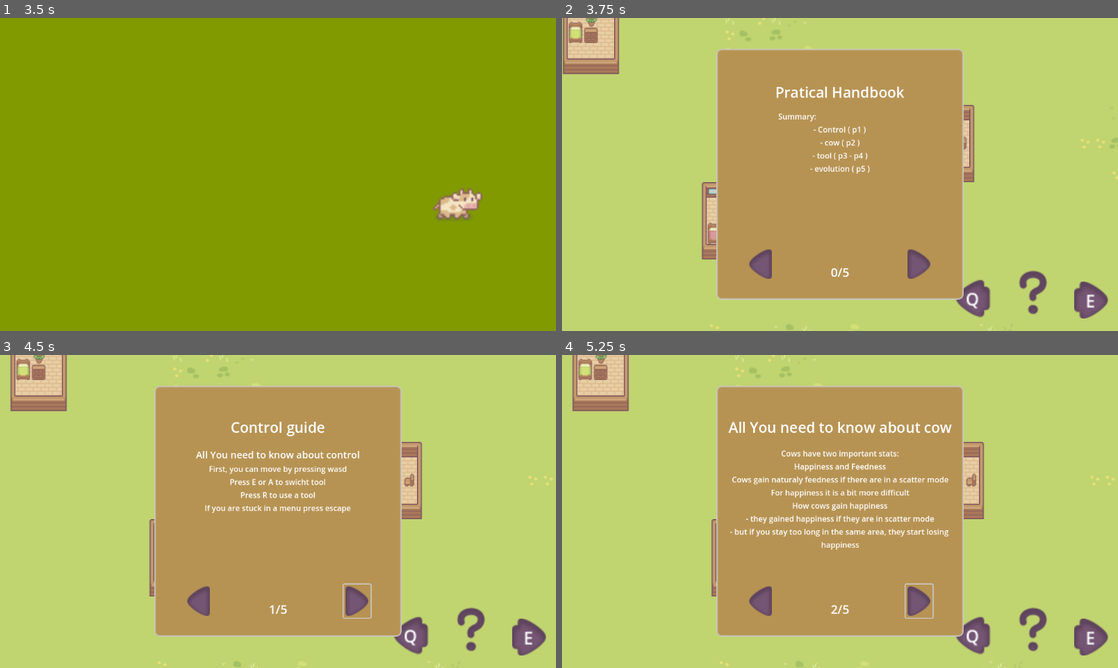
Above: before the commit, frames 1-4 (two rows, left to right).
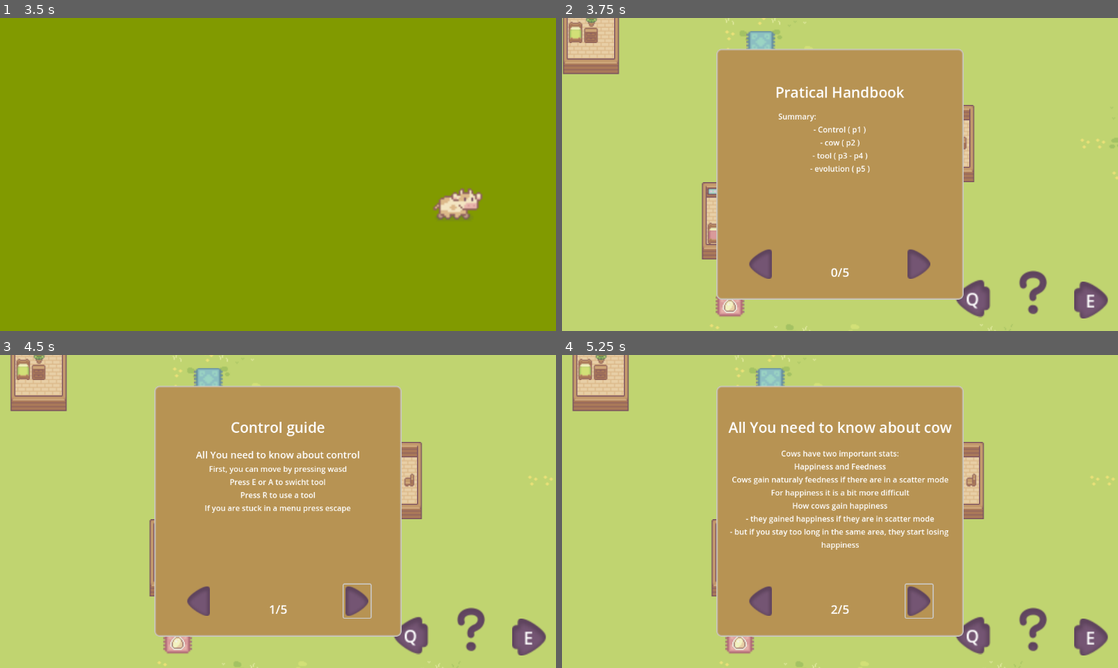
Above: after the commit, the same moments.

Repository: sentinelle28/cowherder
Game: Godot game, scene res://scene/scene_2d/main_menu/main_menu.tscn
The game is run twice, just before and just after one commit, with the same random seed, the same clock (stepped at 60 frames per second) and the same inputs.
Inputs (mouse positions are in pixels of both pictures, inside the frame that each line leads up to):
- Up to frame 1 (3.5 s): click "Play" at 0.5 s; click "Play" at 1.25 s; hold Right (ui_right) 2.03-2.78 s; tap E (next_tool) at 2.1 s; hold Down (ui_down) from 2.78 s (still down); tap Q (previous_tool) at 2.85 s
- Up to frame 2 (3.75 s): release Down (ui_down) at 3.53 s; hold Right (ui_right) from 3.53 s (still down); tap R (use_tool) at 3.6 s
- Up to frame 3 (4.5 s): release Right (ui_right) at 4.25 s; click (355, 602) at 4.25 s
- Up to frame 4 (5.25 s): click (917, 602) at 5 s

Frame 1 is identical in both runs. In frame 2, 0.6% of the frame differs, in the area x 27-39%, y 4-96%; in frame 3, 0.6%; in frame 4, 0.6%.

Commit message:
polish a bit more
added itch io page
added screen shot

Diff:
--- a/autolaud/scene_transition/scene_transition.tscn
+++ b/autolaud/scene_transition/scene_transition.tscn
@@ -32,6 +32,21 @@
 "speed": 5.0
 }]
 
+[sub_resource type="Animation" id="Animation_tbaky"]
+length = 0.001
+tracks/0/type = "value"
+tracks/0/imported = false
+tracks/0/enabled = true
+tracks/0/path = NodePath("AnimatedSprite2D:position")
+tracks/0/interp = 1
+tracks/0/loop_wrap = true
+tracks/0/keys = {
+"times": PackedFloat32Array(0),
+"transitions": PackedFloat32Array(1),
+"update": 0,
+"values": [Vector2(200, 368)]
+}
+
 [sub_resource type="Animation" id="Animation_pmqpx"]
 resource_name = "scene_transition"
 length = 3.0
@@ -46,21 +61,6 @@
 "transitions": PackedFloat32Array(1, 1),
 "update": 0,
 "values": [Vector2(200, 368), Vector2(968, 368)]
-}
-
-[sub_resource type="Animation" id="Animation_tbaky"]
-length = 0.001
-tracks/0/type = "value"
-tracks/0/imported = false
-tracks/0/enabled = true
-tracks/0/path = NodePath("AnimatedSprite2D:position")
-tracks/0/interp = 1
-tracks/0/loop_wrap = true
-tracks/0/keys = {
-"times": PackedFloat32Array(0),
-"transitions": PackedFloat32Array(1),
-"update": 0,
-"values": [Vector2(200, 368)]
 }
 
 [sub_resource type="AnimationLibrary" id="AnimationLibrary_7plmy"]
--- a/autolaud/shop_related/buying_menu.tscn
+++ b/autolaud/shop_related/buying_menu.tscn
@@ -1,10 +1,11 @@
-[gd_scene load_steps=7 format=3 uid="uid://cy7fgvsbhimd8"]
+[gd_scene load_steps=8 format=3 uid="uid://cy7fgvsbhimd8"]
 
 [ext_resource type="Script" path="res://autolaud/shop_related/buying_menu.gd" id="1_m4ld1"]
 [ext_resource type="Theme" uid="uid://c07dob5nypfph" path="res://asset/handbook/handbook.tres" id="2_ahu5e"]
 [ext_resource type="PackedScene" uid="uid://bo6clyswd8vhl" path="res://component/label_prefab/label_prefab.tscn" id="2_fejrm"]
 [ext_resource type="Texture2D" uid="uid://bfqe3dc47vm5m" path="res://asset/ui/Menu Buttons/Icons/Arrow3.png" id="3_kougc"]
 [ext_resource type="Theme" uid="uid://bkgbmcw5ocw8w" path="res://asset/handbook/button_theme.tres" id="4_yomj3"]
+[ext_resource type="AudioStream" uid="uid://b4ntubbru0hsl" path="res://asset/audio/buy.tres" id="6_6usfe"]
 
 [sub_resource type="StyleBoxEmpty" id="StyleBoxEmpty_xj543"]
 
@@ -139,5 +140,9 @@
 grow_vertical = 2
 theme_override_styles/panel = SubResource("StyleBoxEmpty_xj543")
 
+[node name="buy" type="AudioStreamPlayer" parent="."]
+stream = ExtResource("6_6usfe")
+bus = &"sfx"
+
 [connection signal="pressed" from="Panel/Control/Buy_button" to="." method="_on_buy_button_pressed"]
 [connection signal="item_selected" from="Panel/ItemList" to="." method="_on_item_list_item_selected"]
--- a/component/caracter/cow/cow.gd
+++ b/component/caracter/cow/cow.gd
@@ -37,7 +37,8 @@
 
 
 func _move()->void:
-
+	if $AnimationPlayer.is_playing() and not is_sleeping:
+		$AnimationPlayer.play("RESET")
 
 	if can_move and is_following_the_player:
 		_follow_the_player()
--- a/component/caracter/cow/cow.tscn
+++ b/component/caracter/cow/cow.tscn
@@ -243,12 +243,15 @@
 
 [node name="unhappy" type="AudioStreamPlayer2D" parent="."]
 stream = ExtResource("5_wr3na")
+bus = &"sfx"
 
 [node name="suprised" type="AudioStreamPlayer2D" parent="."]
 stream = ExtResource("6_35epk")
+bus = &"sfx"
 
 [node name="unkown_expression" type="AudioStreamPlayer2D" parent="."]
 stream = ExtResource("7_jbf4v")
+bus = &"sfx"
 
 [connection signal="navigation_finished" from="NavigationAgent2D" to="." method="_on_navigation_agent_2d_navigation_finished"]
 [connection signal="timeout" from="wait_timer" to="." method="_on_timer_timeout"]
--- a/component/shoprelated/librarie/egg_stall.tscn
+++ b/component/shoprelated/librarie/egg_stall.tscn
@@ -13,3 +13,5 @@
 [node name="egg3" parent="stock" index="2" instance=ExtResource("2_u354d")]
 
 [node name="egg4" parent="stock" index="3" instance=ExtResource("2_u354d")]
+
+[node name="egg5" parent="stock" index="4" instance=ExtResource("2_u354d")]
--- /dev/null
+++ b/default_bus_layout.tres
@@ -0,0 +1,9 @@
+[gd_resource type="AudioBusLayout" format=3 uid="uid://d0sracfhsn57x"]
+
+[resource]
+bus/1/name = &"sfx"
+bus/1/solo = false
+bus/1/mute = false
+bus/1/bypass_fx = false
+bus/1/volume_db = -6.91795
+bus/1/send = &"Master"
--- a/scene/scene_2d/gameplay_scene/gameplay_scene.tscn
+++ b/scene/scene_2d/gameplay_scene/gameplay_scene.tscn
@@ -10,6 +10,8 @@
 [ext_resource type="PackedScene" uid="uid://cltooyrfuxtej" path="res://component/map_related/house_wall.tscn" id="5_idij4"]
 [ext_resource type="PackedScene" uid="uid://dne0s8br054iq" path="res://component/cow_related/waypoint.tscn" id="5_vb5oo"]
 [ext_resource type="PackedScene" uid="uid://b06rnwgr66210" path="res://component/map_related/plant_layer.tscn" id="7_pytx7"]
+[ext_resource type="PackedScene" uid="uid://c3skeg7a71xas" path="res://component/shoprelated/stall/selling_stall.tscn" id="11_3p4px"]
+[ext_resource type="PackedScene" uid="uid://bm4ih8l5la2x8" path="res://component/shoprelated/librarie/egg_stall.tscn" id="12_xh4w0"]
 
 [node name="gameplay_scene" type="Node2D"]
 
@@ -42,10 +44,54 @@
 [node name="cow_manager" parent="." node_paths=PackedStringArray("waypoint") instance=ExtResource("3_6t7lq")]
 waypoint = NodePath("../waypoint")
 
-[node name="cow" parent="cow_manager" node_paths=PackedStringArray("waypoint") instance=ExtResource("3_d3eeh")]
+[node name="Rosa" parent="cow_manager" node_paths=PackedStringArray("waypoint") instance=ExtResource("3_d3eeh")]
+position = Vector2(288, 544)
+waypoint = NodePath("../../waypoint")
+
+[node name="Heg" parent="cow_manager" node_paths=PackedStringArray("waypoint") instance=ExtResource("3_d3eeh")]
+position = Vector2(288, 544)
+waypoint = NodePath("../../waypoint")
+
+[node name="Bob" parent="cow_manager" node_paths=PackedStringArray("waypoint") instance=ExtResource("3_d3eeh")]
+position = Vector2(288, 544)
+waypoint = NodePath("../../waypoint")
+
+[node name="Rayland" parent="cow_manager" node_paths=PackedStringArray("waypoint") instance=ExtResource("3_d3eeh")]
+position = Vector2(288, 544)
+waypoint = NodePath("../../waypoint")
+
+[node name="Nog" parent="cow_manager" node_paths=PackedStringArray("waypoint") instance=ExtResource("3_d3eeh")]
+position = Vector2(288, 544)
+waypoint = NodePath("../../waypoint")
+
+[node name="Miguella" parent="cow_manager" node_paths=PackedStringArray("waypoint") instance=ExtResource("3_d3eeh")]
+position = Vector2(288, 544)
+waypoint = NodePath("../../waypoint")
+
+[node name="Flora" parent="cow_manager" node_paths=PackedStringArray("waypoint") instance=ExtResource("3_d3eeh")]
+position = Vector2(288, 544)
+waypoint = NodePath("../../waypoint")
+
+[node name="Charlotte" parent="cow_manager" node_paths=PackedStringArray("waypoint") instance=ExtResource("3_d3eeh")]
+position = Vector2(288, 544)
+waypoint = NodePath("../../waypoint")
+
+[node name="Someone" parent="cow_manager" node_paths=PackedStringArray("waypoint") instance=ExtResource("3_d3eeh")]
+position = Vector2(288, 544)
+waypoint = NodePath("../../waypoint")
+
+[node name="Looooooooooo" parent="cow_manager" node_paths=PackedStringArray("waypoint") instance=ExtResource("3_d3eeh")]
 position = Vector2(288, 544)
 waypoint = NodePath("../../waypoint")
 
 [node name="waypoint" parent="." node_paths=PackedStringArray("player") instance=ExtResource("5_vb5oo")]
 position = Vector2(536, 488)
 player = NodePath("../player")
+
+[node name="stall" type="Node2D" parent="."]
+
+[node name="selling_stall" parent="stall" instance=ExtResource("11_3p4px")]
+position = Vector2(520, 416)
+
+[node name="egg_stall" parent="stall" instance=ExtResource("12_xh4w0")]
+position = Vector2(488, 688)
Not shown: 1 places in component/shoprelated/librarie/egg_stall.tscn that only renumber resources
Not shown: 1 places in scene/scene_2d/gameplay_scene/gameplay_scene.tscn that only renumber resources
